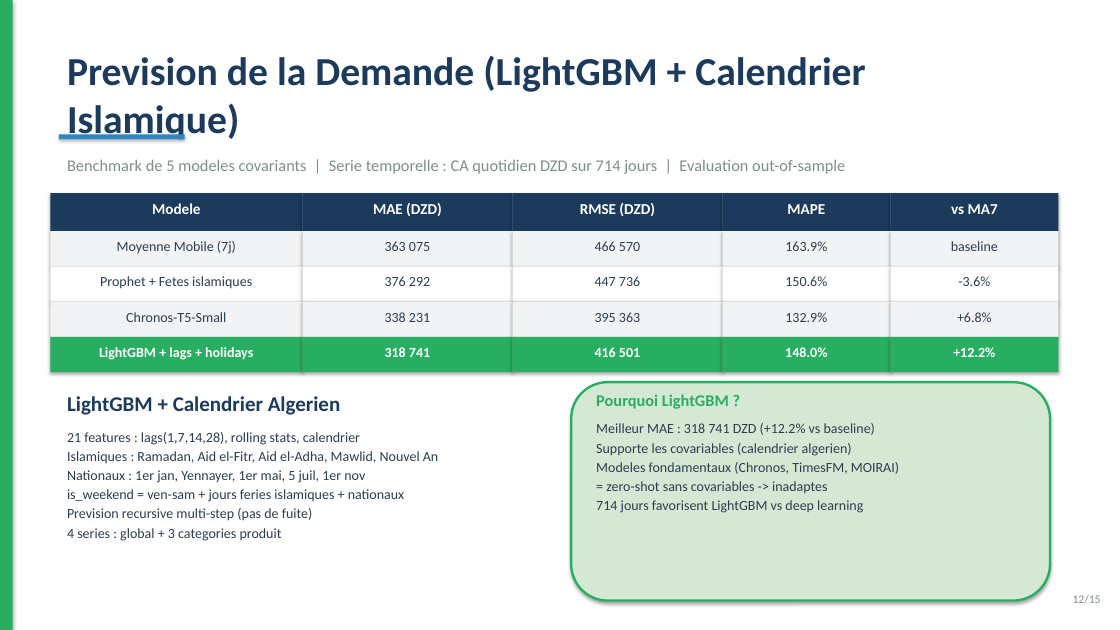
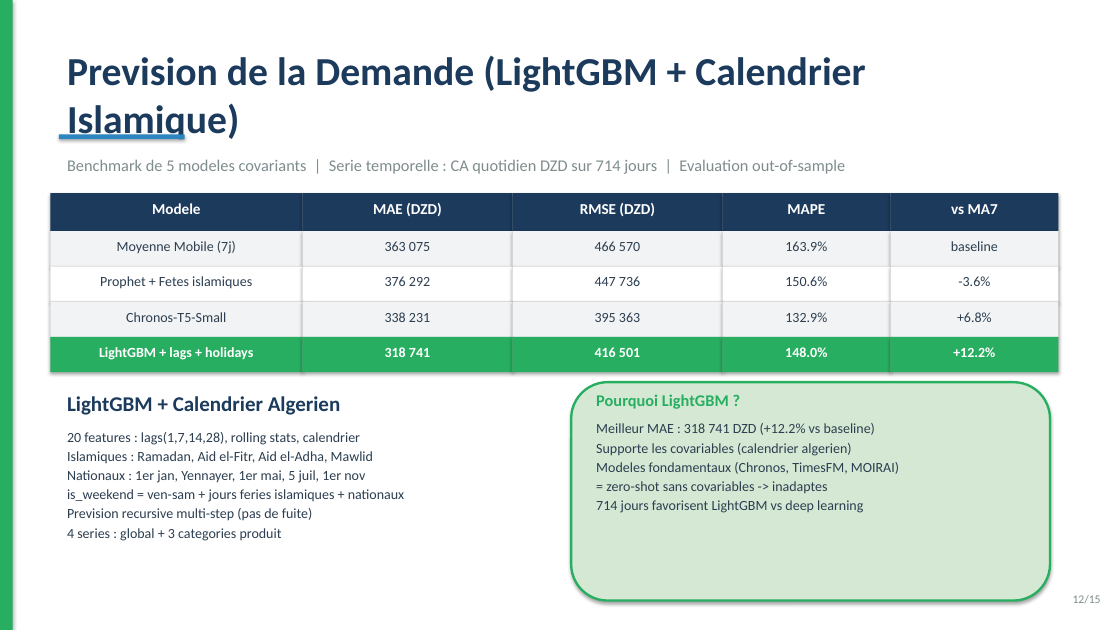
Before and after one commit to amine-dubs/COD-CRM, a slide deck: slide 12 of docs/presentation.pptx. Drawn at 1120x630 pixels with LibreOffice and Linux fonts; fonts in the diff are those of the drawing. Boxes give left, top, right and bottom in pixels: in the first picture for what was removed or moved away, otherwise in the second. Text is boxed around its words. In the diff, an @@ line names an element or a change of style, - is before the commit and + after.

```diff
--- a/docs/presentation.pptx
+++ b/docs/presentation.pptx
@@ text at bbox=[67, 432, 373, 463]: text changed @@
-21 features : lags(1,7,14,28), rolling stats, calendrier
-Islamiques : Ramadan, Aid el-Fitr, Aid el-Adha, Mawlid, Nouvel An
+20 features : lags(1,7,14,28), rolling stats, calendrier
+Islamiques : Ramadan, Aid el-Fitr, Aid el-Adha, Mawlid
```
Also in this commit, not shown: 5 other files.
